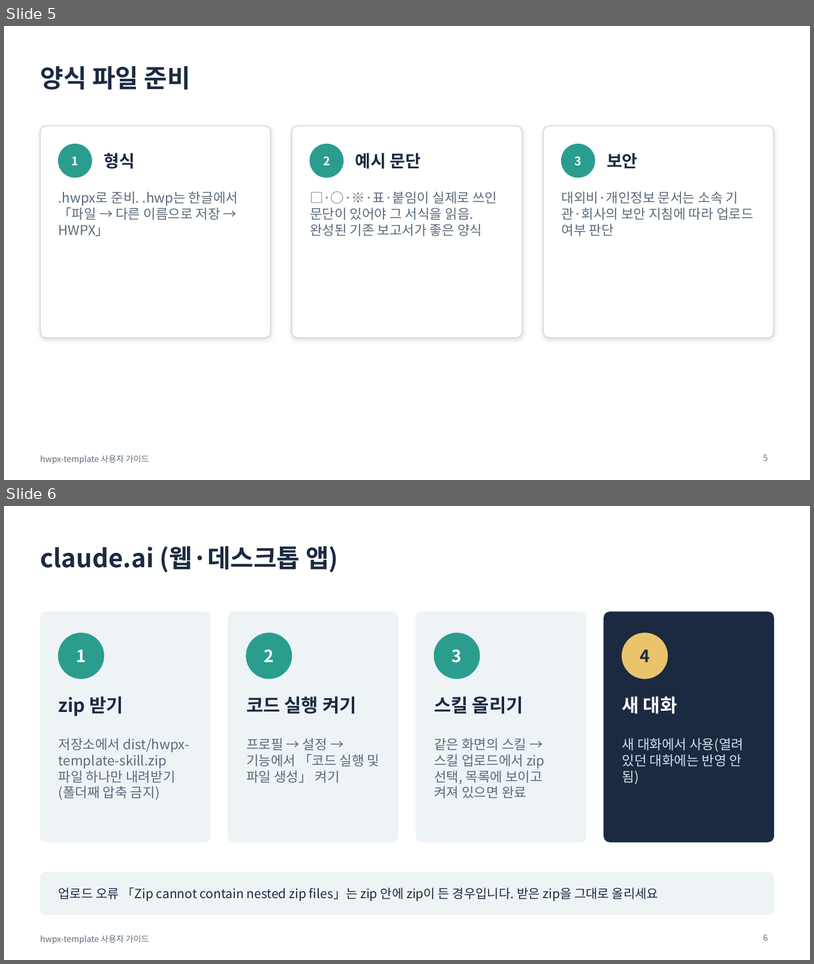
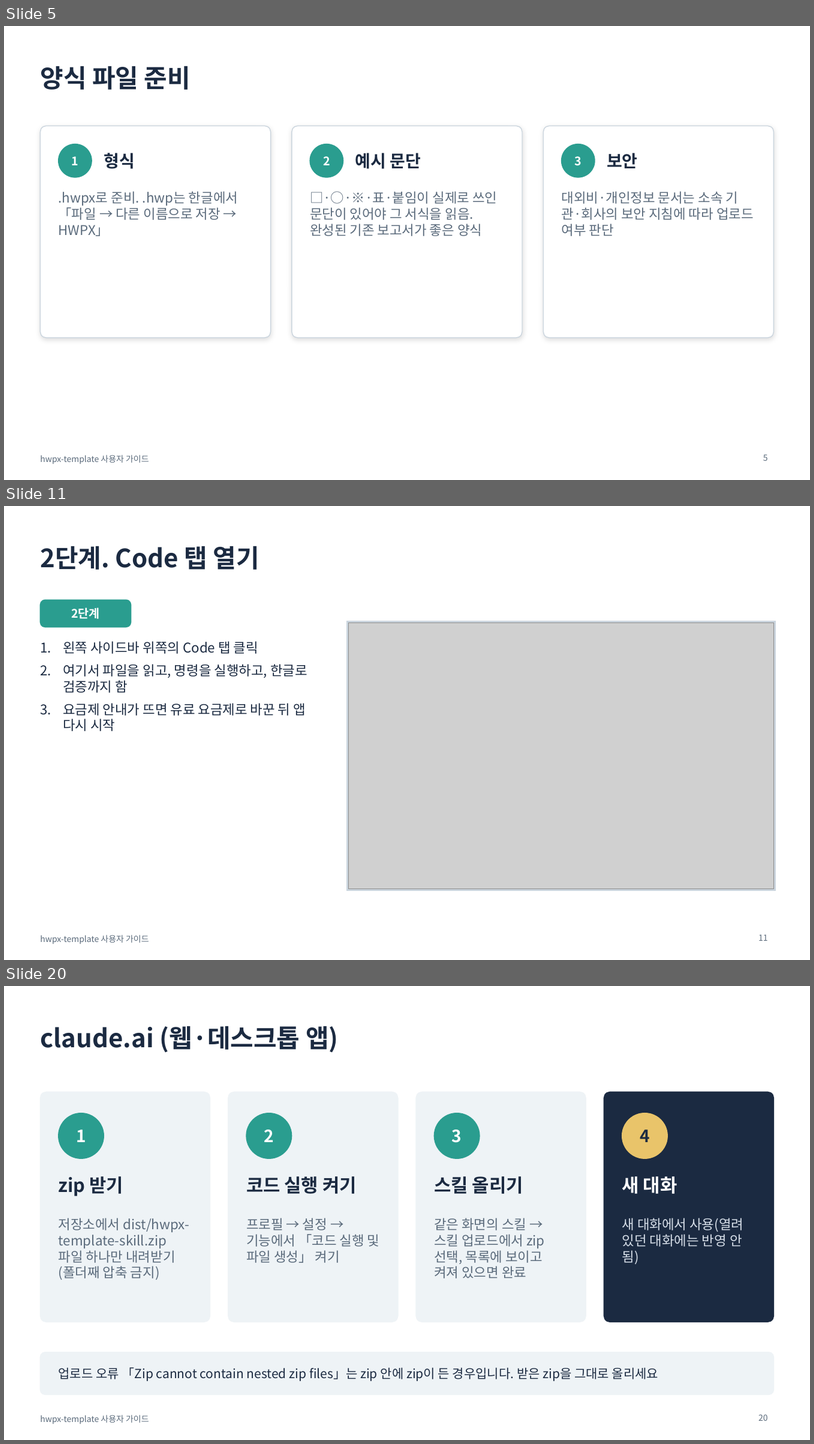
Before and after one commit to emilyJ7/hwpx-template-public, a slide deck: docs/사용자가이드.pptx. Shown one above the other, each under a label of ours: slides 5 and 6 before the commit, slides 5, 11 and 20 after it; the slides between them are not shown. The pictures are 814x964 and 814x1444 pixels, drawn with LibreOffice and Linux fonts; fonts in the diff are those of the drawing; grey boxes stand for pictures. Boxes give left, top, right and bottom in pixels: in the first picture for what was removed or moved away, otherwise in the second. Text is boxed around its words. In the diff, an @@ line names an element or a change of style, - is before the commit and + after.

```diff
--- a/docs/사용자가이드.pptx
+++ b/docs/사용자가이드.pptx
@@ slide 11 added at [4, 506, 810, 960], background #FFFFFF; not listed: 1 template element that a slide beside it also shows @@
@@ title added at [40, 546, 260, 570], 30 pt, text #1B2A41, bold @@
+2단계. Code 탭 열기
@@ rounded rectangle added at [40, 600, 131, 627], fill #2A9D8F, outline #2A9D8F 1 pt @@
@@ text added at [71, 607, 100, 619], 14 pt, text #FFFFFF, bold @@
+2단계
@@ rectangle added at [347, 621, 776, 891], fill #CBD5DE, outline #CBD5DE 1 pt @@
@@ picture added at [349, 623, 774, 889] @@
@@ text added at [63, 641, 308, 731], 16 pt, text #1B2A41 @@
+1. 왼쪽 사이드바 위쪽의 Code 탭 클릭
+2. 여기서 파일을 읽고, 명령을 실행하고, 한글로 검증까지 함
+3. 요금제 안내가 뜨면 유료 요금제로 바꾼 뒤 앱 다시 시작
@@ page number added at [759, 934, 768, 940], 10 pt, text #5B6B7C @@
+11
@@ what was slide 6 is now slide 20 @@
@@ page number at [759, 1414, 768, 1420]: text changed @@
-6
+20
```
Also in this commit, not shown: 3 slides changed, 19 other slides added, 23 other files.
